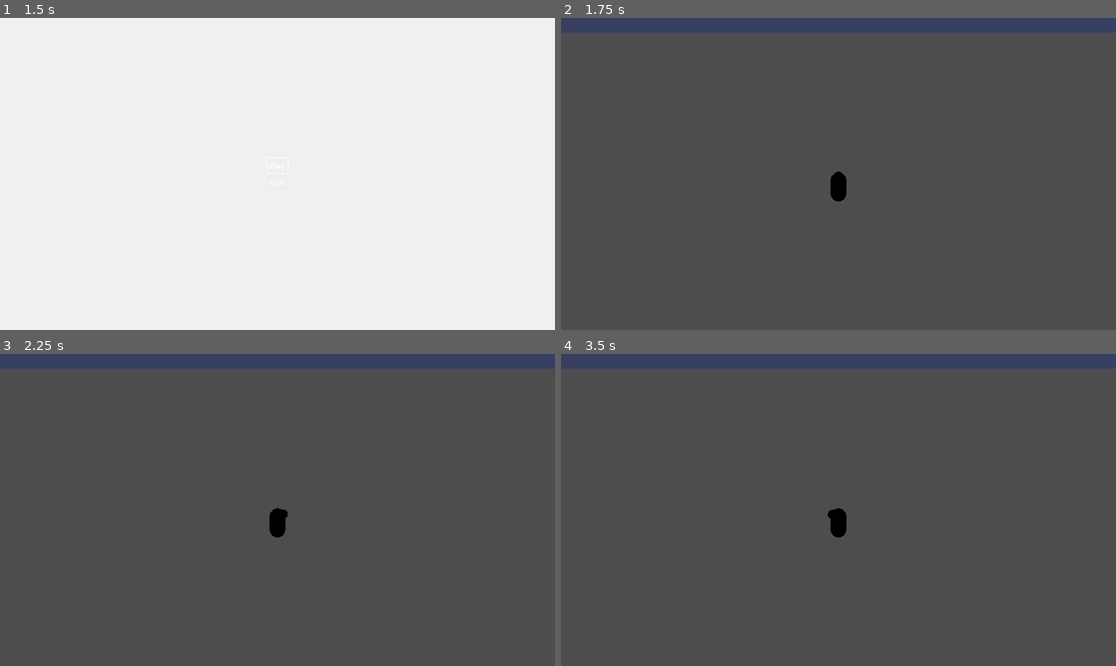
Above: before the commit, frames 1-4 (two rows, left to right).
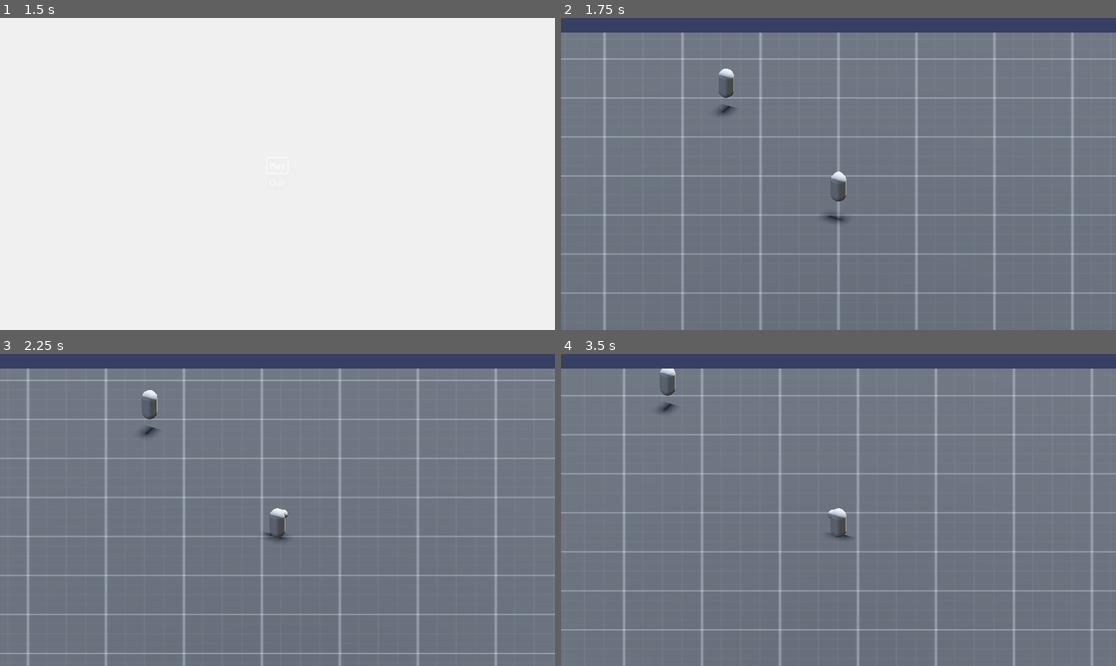
Above: after the commit, the same moments.

Repository: SleepyMush/3d_protoypeMain
Game: Godot game, scene res://UI/menu.tscn
Two runs of this game, one before a commit and one after it. Both use one fixed random seed, a clock stepped at 60 frames per second and the inputs below.
Inputs (mouse positions are in pixels of both pictures, inside the frame that each line leads up to):
- Up to frame 1 (1.5 s): click "Play" at 0.5 s; click "Play" at 1.25 s
- Up to frame 2 (1.75 s): no input
- Up to frame 3 (2.25 s): move the mouse to (399, 494) at 2.02 s; hold D (Right) from 2.03 s (still down); hold Shift (sprint) from 2.03 s (still down)
- Up to frame 4 (3.5 s): tap Space (Jump) at 2.27, 3.02 s; move the mouse to (727, 525) at 2.77 s; release D (Right) at 2.78 s; release Shift (sprint) at 2.78 s; hold S (Backward) from 2.78 s (still down); tap Shift (sprint) at 2.85 s

Frame 1 is identical in both runs. In frame 2, 95% of the frame differs, in the area x 0-100%, y 4-100%; in frame 3, 95%; in frame 4, 95%.
Error before the commit: Invalid assignment of property or key 'level_manager' with value of type 'Node (LevelManager)' on a base object of type 'Node3D (level_1.tscn::GDScript_ydx1u)'…

Commit message:
Update
Updated help from wilker

Diff:
--- a/Enemies/Enemy.tscn
+++ b/Enemies/Enemy.tscn
@@ -10,8 +10,8 @@
 [sub_resource type="SphereShape3D" id="SphereShape3D_vrk7m"]
 radius = 2.0
 
-[sub_resource type="BoxShape3D" id="BoxShape3D_4isyn"]
-size = Vector3(10, 1, 10)
+[sub_resource type="CylinderShape3D" id="CylinderShape3D_4isyn"]
+radius = 10.0
 
 [node name="Enemy_Enity" type="CharacterBody3D"]
 script = ExtResource("1_3ldnb")
@@ -43,7 +43,7 @@
 
 [node name="CollisionShape3D" type="CollisionShape3D" parent="Waypoint_detector"]
 transform = Transform3D(1, 0, 0, 0, 1, 0, 0, 0, 1, 0, 1, -0.0177002)
-shape = SubResource("BoxShape3D_4isyn")
+shape = SubResource("CylinderShape3D_4isyn")
 
 [node name="Timer" type="Timer" parent="."]
 autostart = true
--- a/Player/Player_Scene.tscn
+++ b/Player/Player_Scene.tscn
@@ -16,7 +16,7 @@
 bg_color = Color(0.275538, 0.376659, 0.717102, 1)
 
 [node name="Player" type="CharacterBody3D"]
-collision_layer = 2
+collision_layer = 3
 script = ExtResource("1_0q4bc")
 
 [node name="CollisionShape3D" type="CollisionShape3D" parent="."]
--- a/Scenes/Levels/level_1.tscn
+++ b/Scenes/Levels/level_1.tscn
@@ -9,7 +9,7 @@
 
 func _on_area_3d_body_entered(body: Node3D) -> void:
 	if body is Player:
-		level_complete.emit(0)
+		level_complete.emit()
 		print(\"complete\")
 "
 
@@ -59,7 +59,7 @@
 shape = SubResource("BoxShape3D_bw6yh")
 
 [node name="SpawnPoint" type="Marker3D" parent="."]
-transform = Transform3D(1, 0, 0, 0, 1, 0, 0, 0, 1, -7.20434, 0.67239, -13.5565)
+transform = Transform3D(1, 0, 0, 0, 1, 0, 0, 0, 1, -7.20434, 0.928723, -13.5565)
 script = ExtResource("2_cflxp")
 spawned_scene = ExtResource("3_oewjw")
 spawned_scene_path = "res://Enemies/Enemy.tscn"
--- a/Scenes/Levels/level_2.tscn
+++ b/Scenes/Levels/level_2.tscn
@@ -37,13 +37,18 @@
 shadow_enabled = true
 
 [node name="CSGCombiner3D" type="CSGCombiner3D" parent="."]
+transform = Transform3D(1, 0, 0, 0, 1, 0, 0, 0, 1, 0, 0, -52.1209)
 material_override = SubResource("StandardMaterial3D_c02rx")
 use_collision = true
 collision_mask = 3
 
 [node name="CSGBox3D" type="CSGBox3D" parent="CSGCombiner3D"]
 transform = Transform3D(1, 0, 0, 0, 1, 0, 0, 0, 1, 0.148591, -0.0176454, 3.64454)
-size = Vector3(30, 1, 30)
+size = Vector3(100, 1, 100)
+
+[node name="CSGBox3D7" type="CSGBox3D" parent="CSGCombiner3D"]
+transform = Transform3D(1, 0, 0, 0, 1, 0, 0, 0, 1, 0.148591, -0.0176454, 3.64454)
+size = Vector3(100, 1, 100)
 
 [node name="CSGBox3D2" type="CSGBox3D" parent="CSGCombiner3D"]
 transform = Transform3D(1, 0, 0, 0, 1, 0, 0, 0, 1, -8.85838, 0.799746, 2.9311)
--- a/Script/enemy.gd
+++ b/Script/enemy.gd
@@ -6,20 +6,21 @@
 
 var player : Player
 
+@onready var target_position = Vector2()
+
 @onready var navigation_agent: NavigationAgent3D = $NavigationAgent3D
 @onready var timer: Timer = $Timer
 
-@onready var range: float = (func() -> float:
-	var size: Vector3 = $Waypoint_detector/CollisionShape3D.shape.size
-	return Vector2(size.x, size.z).length() / 2.0).call()
+@onready var range: float = $Waypoint_detector/CollisionShape3D.shape.radius
+
 var path : Array[Vector3] = []
 
 enum ENEMY_STATE {IDLE, WANDER, CHASE, ENRAGE, DEAD}
-var current_state : ENEMY_STATE = ENEMY_STATE.WANDER
+var current_state : ENEMY_STATE = ENEMY_STATE.IDLE
 
 
 func _ready() -> void:
-	navigation_agent.target_desired_distance = range*0.25
+	navigation_agent.target_desired_distance = range* 0.25
 
 func _physics_process(delta: float) -> void:
 	if not player :
@@ -28,18 +29,16 @@
 	if not is_on_floor():
 		velocity += get_gravity() * delta
 
-
-
 	var next_location : Vector3 = navigation_agent.get_next_path_position()
 	match current_state:
 		ENEMY_STATE.IDLE :
 			velocity = Vector3.ZERO
-		ENEMY_STATE.WANDER :
-			velocity = (global_position.direction_to(next_location) * current_speed).limit_length(global_position.distance_to(next_location))
+		ENEMY_STATE.WANDER:
+			velocity = (global_position.direction_to(next_location)).limit_length(global_position.distance_to(next_location))  * current_speed
 		ENEMY_STATE.ENRAGE :
 			target_look()
 		ENEMY_STATE.CHASE:
-			velocity = (global_position.direction_to(next_location) * current_speed).limit_length(global_position.distance_to(next_location))
+			velocity = (global_position.direction_to(next_location)).limit_length(global_position.distance_to(next_location))  * current_speed
 
 			path = [player.global_position]
 
@@ -71,10 +70,10 @@
 				path.push_front(area.position)
 
 func _on_navigation_agent_3d_navigation_finished() -> void:
-	if not path.is_empty() :
-		path.pop_front()
 	match current_state:
 		ENEMY_STATE.WANDER:
+			if not path.is_empty() :
+				path.pop_front()
 			current_state = ENEMY_STATE.IDLE
 	print("Target_reached")
 
--- a/Script/level.gd
+++ b/Script/level.gd
@@ -1,7 +1,7 @@
 class_name Level
 extends Node3D
 
-signal level_complete(level_number : int)
+signal level_complete
 
 @export var navigation_region: NavigationRegion3D
 
--- a/Script/level_manager.gd
+++ b/Script/level_manager.gd
@@ -22,11 +22,9 @@
 
 func load_level(level : int ) -> void :
 	print(str(levels[level]))
-	var level_in : Level = levels[level].instantiate()
-	level_in.level_complete.connect(_on_level_complete)
-	level_in.level_manager = self
-	$Level.add_child(level_in)
-
+	current = levels[level].instantiate()
+	current.level_complete.connect(_on_level_complete.bind(level_count))
+	$Level.add_child(current)
 
 func delete_level(level : int) -> void:
 	$Level.get_child(0).queue_free()
--- a/Script/marker.gd
+++ b/Script/marker.gd
@@ -1,5 +1,4 @@
 extends Area3D
-
 
 func _on_timer_timeout() -> void:
 	queue_free()
--- a/Script/player_Script.gd
+++ b/Script/player_Script.gd
@@ -49,6 +49,7 @@
 			sprint_time_remain = clamp(sprint_time_remain + delta / 2.0, 0, sprint_time)
 
 
+
 	var input_dir := Input.get_vector("Left", "Right", "Forward", "Backward")
 	direction = (control_basis * Vector3(input_dir.x, 0, input_dir.y)).normalized()
 	if direction:
